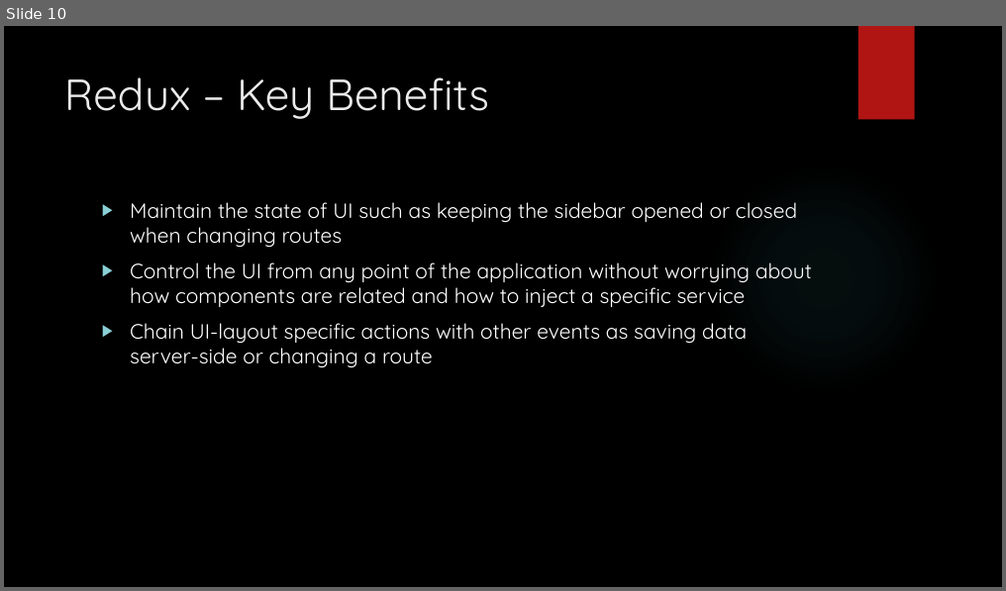
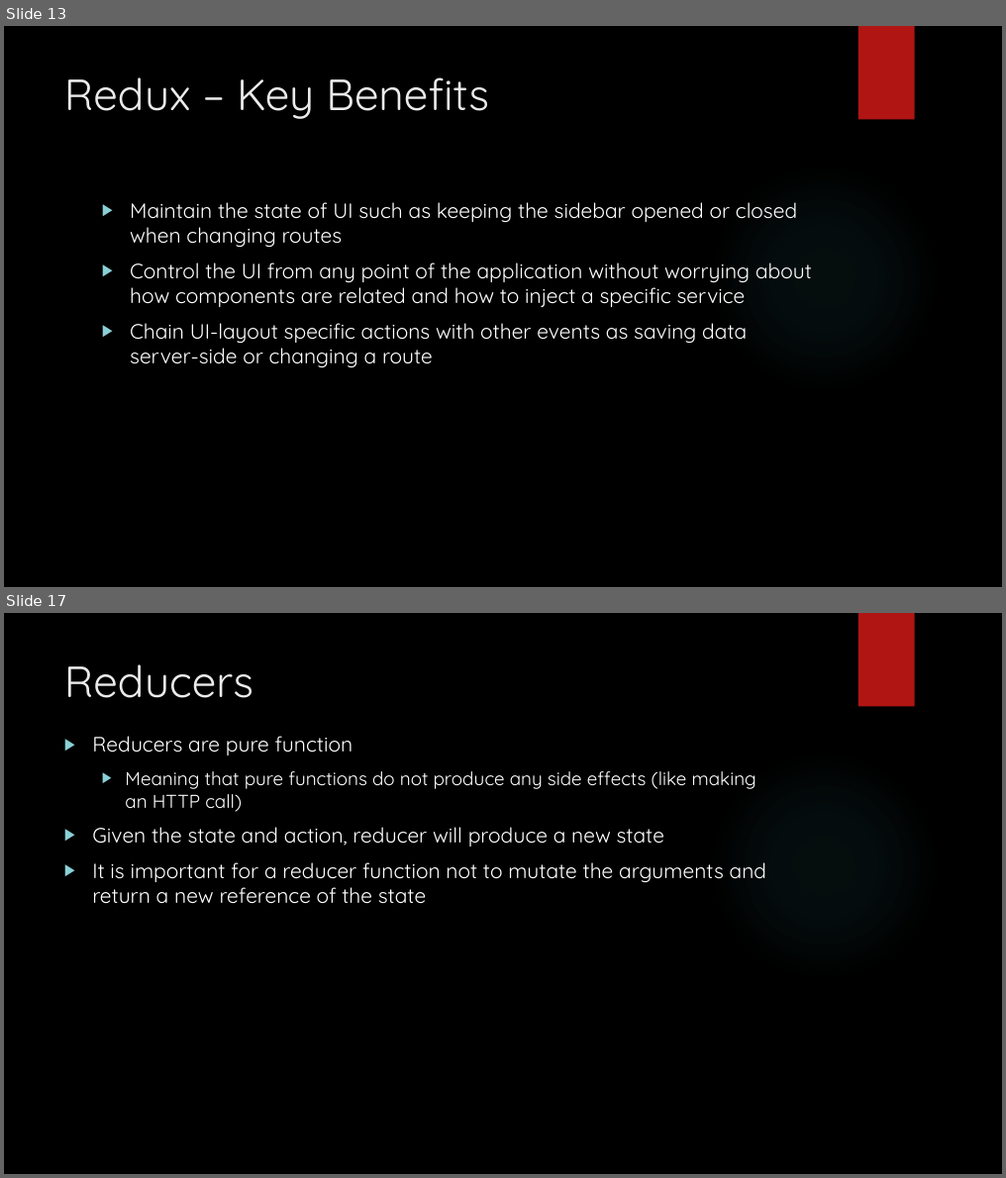
Before and after one commit to hipervee/learnRx, a slide deck: slidesAndImages/Introduction.pptx. Shown one above the other, each under a label of ours: slide 10 before the commit, slides 13 and 17 after it; the slides between them are not shown. The pictures are 1006x591 and 1006x1178 pixels, drawn with LibreOffice and Linux fonts; fonts in the diff are those of the drawing; background and template pictures are left out. Boxes give left, top, right and bottom in pixels: in the first picture for what was removed or moved away, otherwise in the second. Text is boxed around its words. In the diff, an @@ line names an element or a change of style, - is before the commit and + after.

```diff
--- a/slidesAndImages/Introduction.pptx
+++ b/slidesAndImages/Introduction.pptx
@@ slide 17 added at bbox=[4, 613, 1002, 1174], background picture (left out); not listed: 2 template elements that a slide beside it also shows @@
@@ title added at bbox=[64, 664, 253, 698], 42 pt, text #EBEBEB @@
+Reducers
@@ text added at bbox=[92, 736, 766, 904], 20 pt, text #FFFFFF @@
+▶ Reducers are pure function
+  ▶ Meaning that pure functions do not produce any side effects (like making an HTTP call)
+▶ Given the state and action, reducer will produce a new state
+▶ It is important for a reducer function not to mutate the arguments and return a new reference of the state
@@ what was slide 10 is now slide 13 @@
```
Also in this commit, not shown: 2 slides changed, 5 other slides added.
